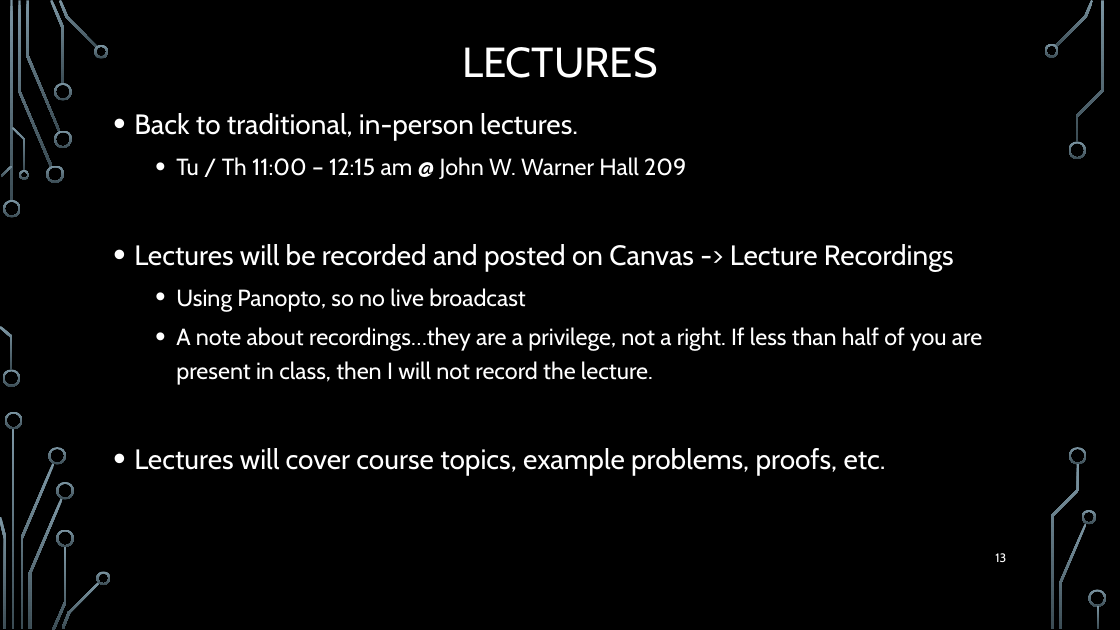
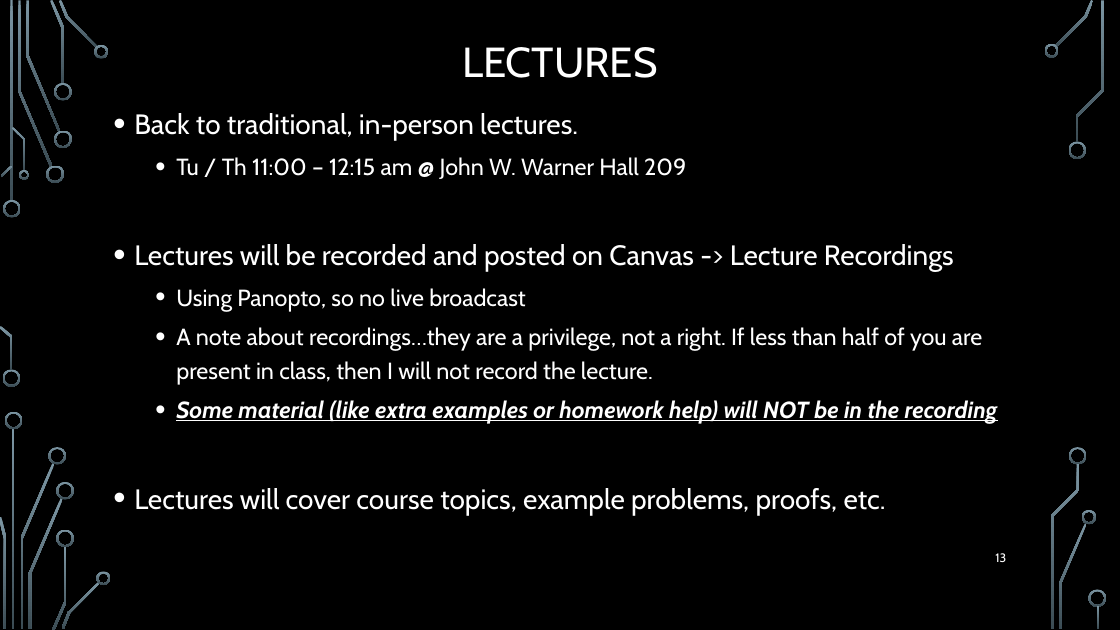
Before and after one commit to markfloryan/dmt2, a slide deck: slide 13 of slides/00-CourseIntroduction.pptx. Drawn at 1120x630 pixels with LibreOffice and Linux fonts; fonts in the diff are those of the drawing; background and template pictures are left out. Boxes give left, top, right and bottom in pixels: in the first picture for what was removed or moved away, otherwise in the second. Text is boxed around its words. In the diff, an @@ line names an element or a change of style, - is before the commit and + after.

```diff
--- a/slides/00-CourseIntroduction.pptx
+++ b/slides/00-CourseIntroduction.pptx
@@ text at bbox=[176, 400, 998, 424]: paragraph added @@
+  • Some material (like extra examples or homework help) will NOT be in the recording
```
Also in this commit, not shown: 2 other slides changed, 1 slide added, 2 slides removed, 8 other files.
